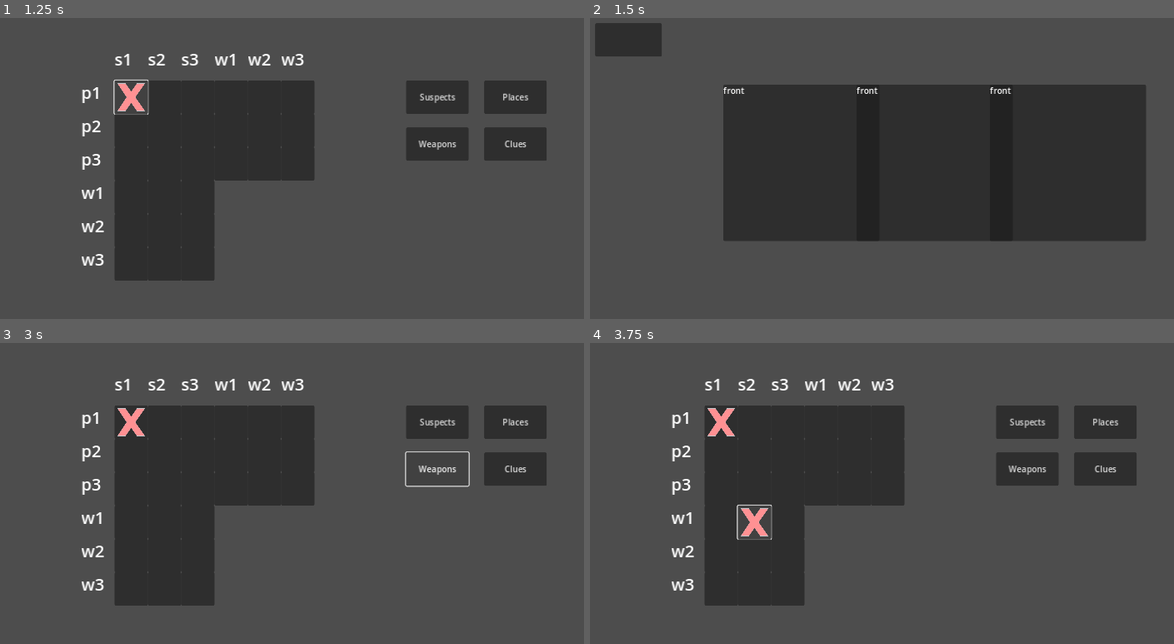
Above: before the commit, frames 1-4 (two rows, left to right).
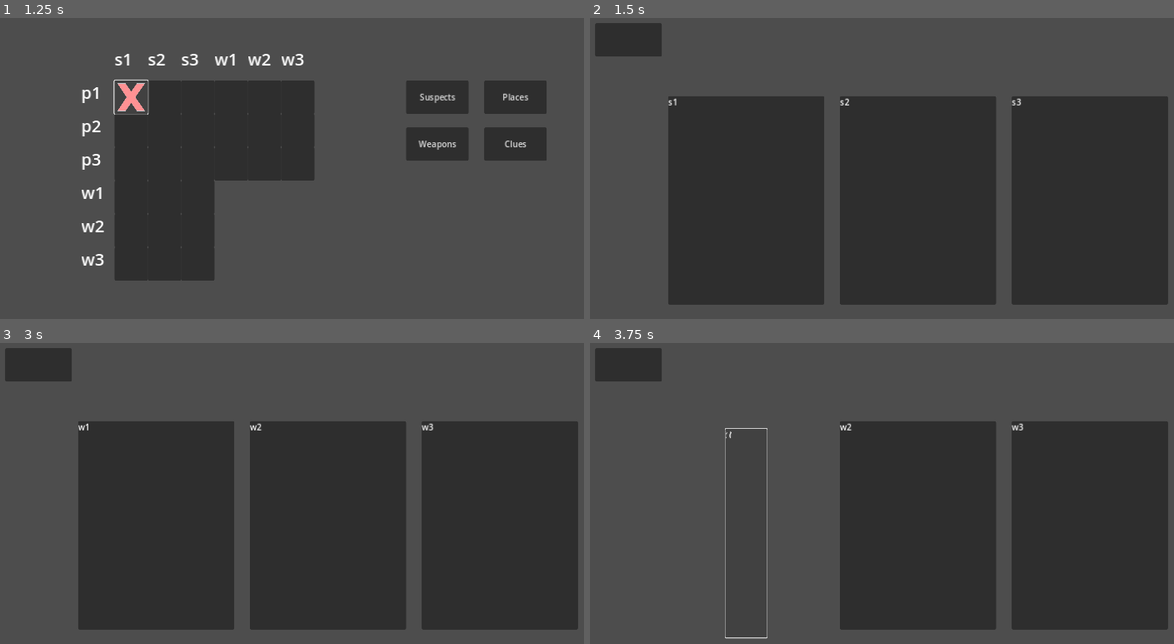
Above: after the commit, the same moments.

Repository: bharatKothari/WhoDidIt
Game: Godot game, scene res://main/main.tscn
The game is run twice, just before and just after one commit, with the same random seed, the same clock (stepped at 60 frames per second) and the same inputs.
Inputs (mouse positions are in pixels of both pictures, inside the frame that each line leads up to):
- Up to frame 1 (1.25 s): click (128, 96) at 0.52 s
- Up to frame 2 (1.5 s): click "Suspects" at 1.25 s
- Up to frame 3 (3 s): click (40, 364) at 2 s; click "Weapons" at 2.75 s
- Up to frame 4 (3.75 s): click (747, 526) at 3.5 s, where only the run after the commit has a clickable "w1"

Frame 1 is identical in both runs. In frame 2, 29% of the frame differs, in the area x 13-100%, y 22-96%; in frame 3, 44%; in frame 4, 45%, in the area x 0-100%, y 1-99%.

Commit message:
dynamic dimension cards, add for all buttons

Diff:
--- a/assets/level_details.json
+++ b/assets/level_details.json
@@ -26,29 +26,41 @@
 		"places": [
 			{
 				"name": "p1",
-				"details": "d1"
+				"details": {
+					"d1": "d1"
+				}
 			},
 			{
 				"name": "p2",
-				"details": "d2"
+				"details": {
+					"d1": "d1"
+				}
 			},
 			{
 				"name": "p3",
-				"details": "d3"
+				"details": {
+					"d1": "d1"
+				}
 			}
 		],
 		"weapons": [
 			{
 				"name": "w1",
-				"details": "d1"
+				"details": {
+					"d1": "d1"
+				}
 			},
 			{
 				"name": "w2",
-				"details": "d2"
+				"details": {
+					"d1": "d1"
+				}
 			},
 			{
 				"name": "w3",
-				"details": "d3"
+				"details": {
+					"d1": "d1"
+				}
 			}
 		],
 	},
--- a/constants/Constants.gd
+++ b/constants/Constants.gd
@@ -2,18 +2,28 @@
 
 extends Node
 
+# Deduction Cell Constants
 const CELL_SIZE = 64
 
+# Deduction Cell State Constants
 const DERIVED_WRONG_STATE = "derived_wrong"
 const CHECK_MARK_STATE = "check"
 const WRONG_MARK_STATE = "wrong"
 const BLANK_STATE = "blank"
 
+# Deduction Cell Signal Constants
 const MARKED_SIGNAL = "marked"
 
+# Dimension Constants
 const DIMENSIONS = "dimensions"
 const SUSPECTS = "suspects"
 const WEAPONS = "weapons"
 const PLACES = "places"
 const MOTIVES = "motives"
 const DIMENSION_LIST = [SUSPECTS, WEAPONS, PLACES, MOTIVES]
+
+# Dimension Card Constants
+const CARD_SIZE = Vector2(300, 400)
+const CARD_POSITION = Vector2(150, 150)
+const CARD_PADDING = 30
+const FLIP_ANIMATION_SPEED = 0.25
--- a/deduction_box/deduction_box.gd
+++ b/deduction_box/deduction_box.gd
@@ -1,10 +1,9 @@
 extends Node2D
 
-@export var DeductionCell: PackedScene
+@export var DeductionCell: PackedScene = preload("res://deduction_cell/deduction_cell.tscn")
+
 const Constants = preload("res://constants/Constants.gd")
 
-#func _ready() -> void:
-	#create_deduction_box(3)
 
 func create_deduction_box(box_size: int):
 	for row in range(box_size):
@@ -18,6 +17,7 @@
 			cell_instance.connect(Constants.MARKED_SIGNAL, _on_cell_marked)
 			add_child(cell_instance)
 
+
 func _on_cell_marked(mark: String ,marked_row: int, marked_column: int):
 	for cell in get_children():
 		if (cell.row == marked_row or cell.column == marked_column) and !(cell.row == marked_row and cell.column == marked_column):
--- a/deduction_cell/deduction_cell.gd
+++ b/deduction_cell/deduction_cell.gd
@@ -2,13 +2,13 @@
 
 signal marked(mark, row, column)
 
-const Constants = preload("res://constants/Constants.gd")
-
 var current_mode = Constants.BLANK_STATE
 var row: int
 var column: int
+var clickable_modes = [Constants.BLANK_STATE, Constants.WRONG_MARK_STATE, Constants.CHECK_MARK_STATE]
 
-var clickable_modes = [Constants.BLANK_STATE, Constants.WRONG_MARK_STATE, Constants.CHECK_MARK_STATE]
+const Constants = preload("res://constants/Constants.gd")
+
 
 func _on_button_pressed() -> void:
 	var curr = clickable_modes.find(current_mode)
@@ -16,6 +16,7 @@
 		var new_mode = clickable_modes[(curr + 1)%clickable_modes.size()]
 		change_mode(new_mode)
 		marked.emit(new_mode, row, column)
+
 
 func change_mode(new_mode: String):
 	current_mode = new_mode
--- a/deduction_grid/deduction_grid.gd
+++ b/deduction_grid/deduction_grid.gd
@@ -1,10 +1,9 @@
 extends Node2D
 
-@export var DeductionBox: PackedScene
+@export var DeductionBox: PackedScene = preload("res://deduction_box/deduction_box.tscn")
+
 const Constants = preload("res://constants/Constants.gd")
 
-#func _ready() -> void:
-	#create_deduction_grid(3,3)
 
 func create_deduction_grid(dimensions: int, box_size: int):
 	for i in range(dimensions - 1):
--- a/dimension_card/dimension_card.gd
+++ b/dimension_card/dimension_card.gd
@@ -2,31 +2,42 @@
 
 var is_flipped = false
 var card_details: Dictionary
-var card_size: Vector2 = Vector2(300, 300)
-var offset = Vector2(150, 150)
+var card_size: Vector2
+var offset: Vector2
+
+var Constants = preload("res://constants/Constants.gd")
 
 func _ready() -> void:
-	print("here")
 	position = offset
-	#$FrontButton/FrontInfo.text = card_details["name"]
-	#var text = ""
-	#for key in card_details["details"].keys():
-		#text += str(key) + ": " + str(card_details["details"][key]) + "\n"
-	#$BackButton/BackInfo.text = text
-	$FrontButton.size = card_size
-	$BackButton.size = card_size
-	$BackButton.visible = is_flipped
+	$CardButton/FrontInfo.text = card_details["name"]
+	var text = ""
+	for key in card_details["details"].keys():
+		text += str(key) + ": " + str(card_details["details"][key]) + "\n"
+	$CardButton/BackInfo.text = text
+	$CardButton.size = card_size
+	$CardButton/BackInfo.visible = is_flipped
+
 
 func _on_info_card_pressed():
-	print($FrontButton.visible, $BackButton.visible)
+	#print($FrontButton.visible, $BackButton.visible)
 	is_flipped = !is_flipped
 	var tween = get_tree().create_tween()
-	tween.parallel().tween_property(self, "scale", Vector2(0, 1), 0.25)
-	tween.parallel().tween_property(self, "position", Vector2(offset.x + card_size.x / 2, offset.y + 20), 0.25)
+
+	# Scale Down
+	tween.parallel().tween_property(self, "scale",
+		Vector2(0, 1), Constants.FLIP_ANIMATION_SPEED)
+	tween.parallel().tween_property(self, "position",
+		Vector2(offset.x + card_size.x / 2, offset.y + 20), Constants.FLIP_ANIMATION_SPEED)
+
 	_toggle_content_visibility()
-	tween.tween_property(self, "scale", Vector2(1, 1), 0.25)
-	tween.parallel().tween_property(self, "position", offset, 0.25)
+
+	# Scale Up
+	tween.tween_property(self, "scale",
+		Vector2(1, 1), Constants.FLIP_ANIMATION_SPEED)
+	tween.parallel().tween_property(self, "position",
+		offset, Constants.FLIP_ANIMATION_SPEED)
+
 
 func _toggle_content_visibility():
-	$FrontButton.visible = not is_flipped
-	$BackButton.visible = is_flipped
+	$CardButton/FrontInfo.visible = not is_flipped
+	$CardButton/BackInfo.visible = is_flipped
--- a/dimension_card/dimension_card.tscn
+++ b/dimension_card/dimension_card.tscn
@@ -7,12 +7,12 @@
 anchors_preset = 0
 script = ExtResource("1_j3ibw")
 
-[node name="FrontButton" type="Button" parent="."]
+[node name="CardButton" type="Button" parent="."]
 layout_mode = 0
 offset_right = 50.0
 offset_bottom = 25.0
 
-[node name="FrontInfo" type="RichTextLabel" parent="FrontButton"]
+[node name="FrontInfo" type="RichTextLabel" parent="CardButton"]
 layout_mode = 1
 anchors_preset = 15
 anchor_right = 1.0
@@ -22,12 +22,7 @@
 mouse_filter = 1
 text = "front"
 
-[node name="BackButton" type="Button" parent="."]
-layout_mode = 0
-offset_right = 50.0
-offset_bottom = 25.0
-
-[node name="BackInfo" type="RichTextLabel" parent="BackButton"]
+[node name="BackInfo" type="RichTextLabel" parent="CardButton"]
 layout_mode = 1
 anchors_preset = 15
 anchor_right = 1.0
@@ -36,5 +31,4 @@
 grow_vertical = 2
 text = "back"
 
-[connection signal="pressed" from="FrontButton" to="." method="_on_info_card_pressed"]
-[connection signal="pressed" from="BackButton" to="." method="_on_info_card_pressed"]
+[connection signal="pressed" from="CardButton" to="." method="_on_info_card_pressed"]
--- a/dimensions/dimensions.gd
+++ b/dimensions/dimensions.gd
@@ -1,20 +1,27 @@
 extends Node2D
 
 var items: Array
+@export var dimension_card: PackedScene = preload("res://dimension_card/dimension_card.tscn")
+
 var Constants = preload("res://constants/Constants.gd")
-@export var dimension_card: PackedScene
+
 
 func _ready():
-	var x = 1
+	var x = 0
+	var x_scale = float(3) / items.size()
+	#var x_scale = 1
 	for item in items:
 		var item_card = dimension_card.instantiate()
 		item_card.card_details = item
-		item_card.offset = Vector2(x*Constants.CELL_SIZE*4, Constants.CELL_SIZE*2)
-		x = x+1
+		item_card.card_size = Constants.CARD_SIZE * Vector2(x_scale, 1)
+		var card_x = Constants.CARD_POSITION.x + x * x_scale * Constants.CARD_SIZE.x + x * Constants.CARD_PADDING
+		item_card.offset = Vector2(card_x, Constants.CARD_POSITION.y)
+		x = x + 1
 		add_child(item_card)
 
+
 func _on_back_button_pressed():
-	var main_scene = get_tree().root.get_node("Main")  # Update with the actual path if different
+	var main_scene = get_tree().root.get_node("Main")
 	main_scene.show()
 
 	# Remove the current suspect details scene from the tree
--- a/dimensions/dimensions.tscn
+++ b/dimensions/dimensions.tscn
@@ -1,11 +1,9 @@
-[gd_scene load_steps=3 format=3 uid="uid://c84qelmjqe4qf"]
+[gd_scene load_steps=2 format=3 uid="uid://c84qelmjqe4qf"]
 
 [ext_resource type="Script" path="res://dimensions/dimensions.gd" id="1_0wvr2"]
-[ext_resource type="PackedScene" uid="uid://cfomuugvsi3jo" path="res://dimension_card/dimension_card.tscn" id="2_chs51"]
 
 [node name="Dimensions" type="Node2D"]
 script = ExtResource("1_0wvr2")
-dimension_card = ExtResource("2_chs51")
 
 [node name="BackButton" type="Button" parent="."]
 offset_left = 10.0
--- a/main/main.gd
+++ b/main/main.gd
@@ -1,10 +1,13 @@
 extends Node
 
-@export var DimensionIcon: PackedScene = preload("res://dimensions/dimension_icon.tscn")
-const Constants = preload("res://constants/Constants.gd")
 var level_details: Dictionary
 
-# Called when the node enters the scene tree for the first time.
+@export var DimensionIcon: PackedScene = preload("res://dimensions/dimension_icon.tscn")
+@export var Dimensions: PackedScene = preload("res://dimensions/dimensions.tscn")
+
+const Constants = preload("res://constants/Constants.gd")
+
+# Main Function
 func _ready() -> void:
 	level_details = get_level_details()
 	var dimensions = level_details[Constants.DIMENSIONS].size()
@@ -13,8 +16,10 @@
 	add_deduction_grid(dimensions, box_size)
 	add_dimension_icons(dimensions)
 
+
 func add_deduction_grid(dimensions: int, box_size: int):
 	get_child(0).create_deduction_grid(dimensions, box_size)
+
 
 func add_dimension_icons(dimensions: int):
 	var pos = 0
@@ -38,6 +43,7 @@
 	di.position = position
 	add_child(di)
 
+
 func get_level_details() -> Dictionary:
 	var file = "res://assets/level_details.json"
 	var level_text = FileAccess.get_file_as_string(file)
@@ -45,10 +51,27 @@
 
 
 func _on_suspects_button_pressed() -> void:
-	print("here")
-	var suspect_scene = load("res://dimensions/dimensions.tscn").instantiate()
+	var suspect_scene = Dimensions.instantiate()
 	suspect_scene.items = level_details[Constants.DIMENSIONS][Constants.SUSPECTS]
 	var main_scene = get_tree().root.get_node("Main")
 	main_scene.hide()
 	get_tree().root.add_child(suspect_scene)
 	suspect_scene.show()
+
+
+func _on_places_button_pressed() -> void:
+	var suspect_scene = Dimensions.instantiate()
+	suspect_scene.items = level_details[Constants.DIMENSIONS][Constants.PLACES]
+	var main_scene = get_tree().root.get_node("Main")
+	main_scene.hide()
+	get_tree().root.add_child(suspect_scene)
+	suspect_scene.show()
+
+
+func _on_weapons_button_pressed() -> void:
+	var suspect_scene = Dimensions.instantiate()
+	suspect_scene.items = level_details[Constants.DIMENSIONS][Constants.WEAPONS]
+	var main_scene = get_tree().root.get_node("Main")
+	main_scene.hide()
+	get_tree().root.add_child(suspect_scene)
+	suspect_scene.show()
--- a/main/main.tscn
+++ b/main/main.tscn
@@ -44,3 +44,5 @@
 text = "Clues"
 
 [connection signal="pressed" from="suspectsButton" to="." method="_on_suspects_button_pressed"]
+[connection signal="pressed" from="weaponsButton" to="." method="_on_weapons_button_pressed"]
+[connection signal="pressed" from="placesButton" to="." method="_on_places_button_pressed"]
